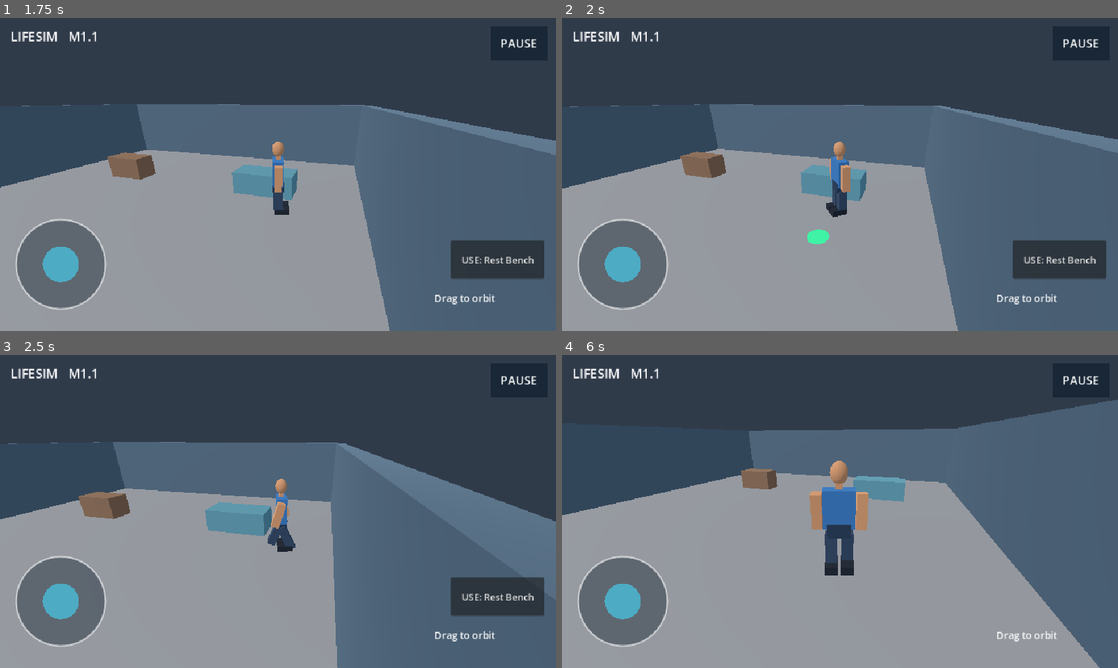
Above: before the commit, frames 1-4 (two rows, left to right).
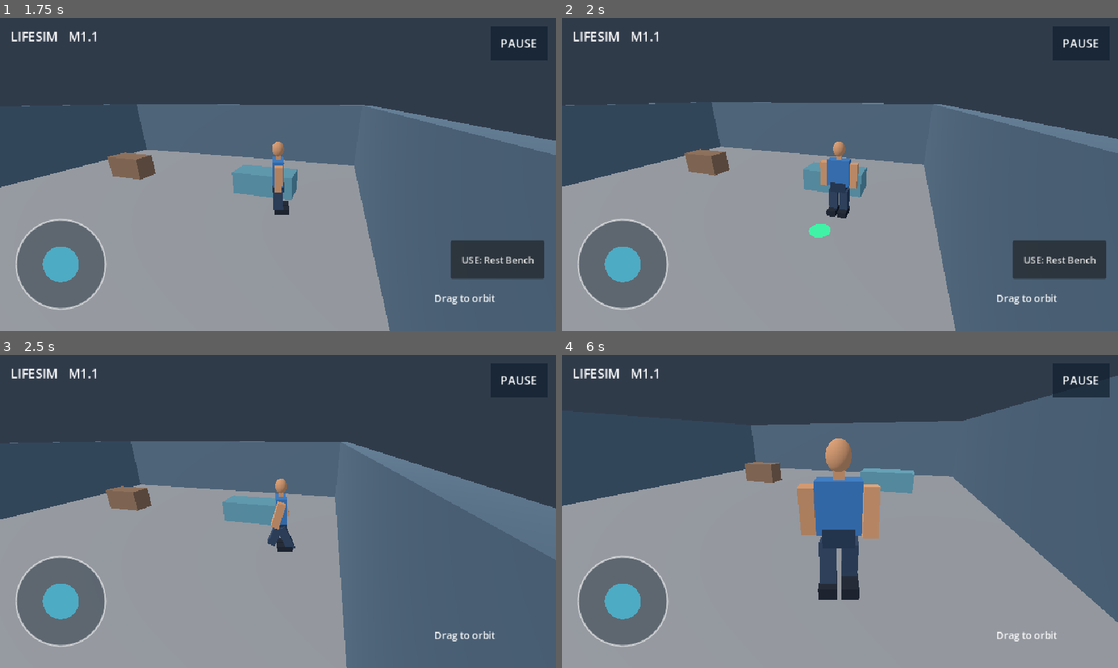
Above: after the commit, the same moments.

Repository: Ye-Shwethway/creators-universe-lifesim
Game: Godot game, scene res://scenes/main.tscn
The game is run twice, just before and just after one commit, with the same random seed, the same clock (stepped at 60 frames per second) and the same inputs.
Inputs (mouse positions are in pixels of both pictures, inside the frame that each line leads up to):
- Up to frame 1 (1.75 s): move the mouse to (400, 158) at 0.52 s; hold D (move_right) 0.53-1.25 s; hold Shift (sprint) 0.53-1.25 s; click (400, 158) at 0.67 s; drag from (166, 190) to (250, 237) at 1.27 s
- Up to frame 2 (2 s): no input
- Up to frame 3 (2.5 s): move the mouse to (333, 442) at 2.02 s; hold D (move_right) from 2.03 s (still down); hold Shift (sprint) from 2.03 s (still down)
- Up to frame 4 (6 s): release D (move_right) at 2.75 s; release Shift (sprint) at 2.75 s; drag from (812, 574) to (673, 464) at 2.77 s; tap Enter at 3.5 s; move the mouse to (1006, 558) at 3.52 s; hold A (move_left) 3.53-4.25 s; hold Shift (sprint) 3.53-4.25 s; drag from (673, 464) to (756, 433) at 4.27 s; move the mouse to (867, 511) at 5.02 s; hold S (move_back) 5.03-5.75 s; hold Shift (sprint) 5.03-5.75 s; click (867, 511) at 5.17 s; drag from (756, 433) to (728, 527) at 5.77 s

Frame 1 is identical in both runs. In frame 2, 2.2% of the frame differs, in the area x 0-100%, y 26-100%; in frame 3, 6.7%; in frame 4, 11%, in the area x 0-100%, y 6-100%.

Commit message:
fix(navigation): simplify grid paths using clearance-checked line of sight

Diff:
--- a/scripts/navigation/room_pathfinder.gd
+++ b/scripts/navigation/room_pathfinder.gd
@@ -40,7 +40,33 @@
     var ids: Array[Vector2i] = grid.get_id_path(start, finish)
     if ids.is_empty():
         return output
+    var raw: Array[Vector3] = []
+    raw.append(Vector3(from.x, 0.05, from.z))
     for id in ids:
-        output.append(_world(id))
-    output.append(Vector3(destination.x, 0.05, destination.z))
+        raw.append(_world(id))
+    raw.append(Vector3(destination.x, 0.05, destination.z))
+    # String-pull grid path into the furthest safe visible waypoint.
+    # Samples have subcell spacing and use the same clearance-solid grid.
+    var anchor: int = 0
+    while anchor < raw.size() - 1:
+        var farthest: int = anchor + 1
+        for candidate in range(raw.size() - 1, anchor, -1):
+            if _clear_segment(raw[anchor], raw[candidate]):
+                farthest = candidate
+                break
+        output.append(raw[farthest])
+        anchor = farthest
     return output
+
+func _clear_segment(a: Vector3, b: Vector3) -> bool:
+    var dist: float = a.distance_to(b)
+    var steps: int = maxi(1, ceili(dist / 0.1))
+    for i in range(steps + 1):
+        var t: float = float(i) / float(steps)
+        var sample: Vector3 = a.lerp(b, t)
+        if absf(sample.x) > LIMIT or absf(sample.z) > LIMIT:
+            return false
+        var cell: Vector2i = _cell(sample)
+        if grid.is_point_solid(cell):
+            return false
+    return true
